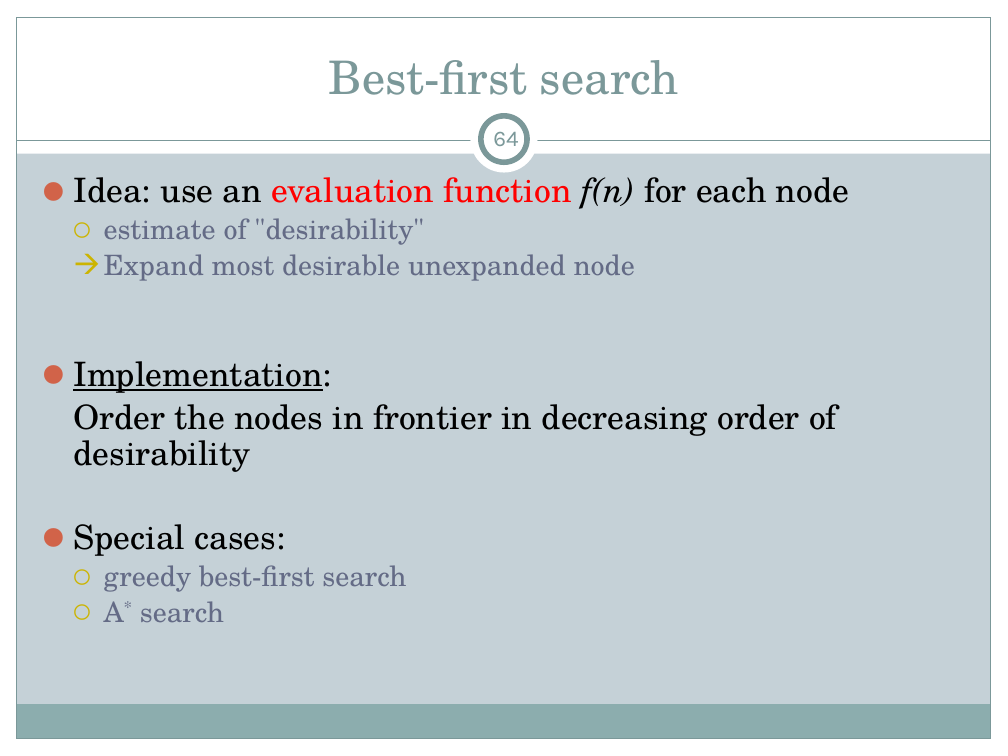
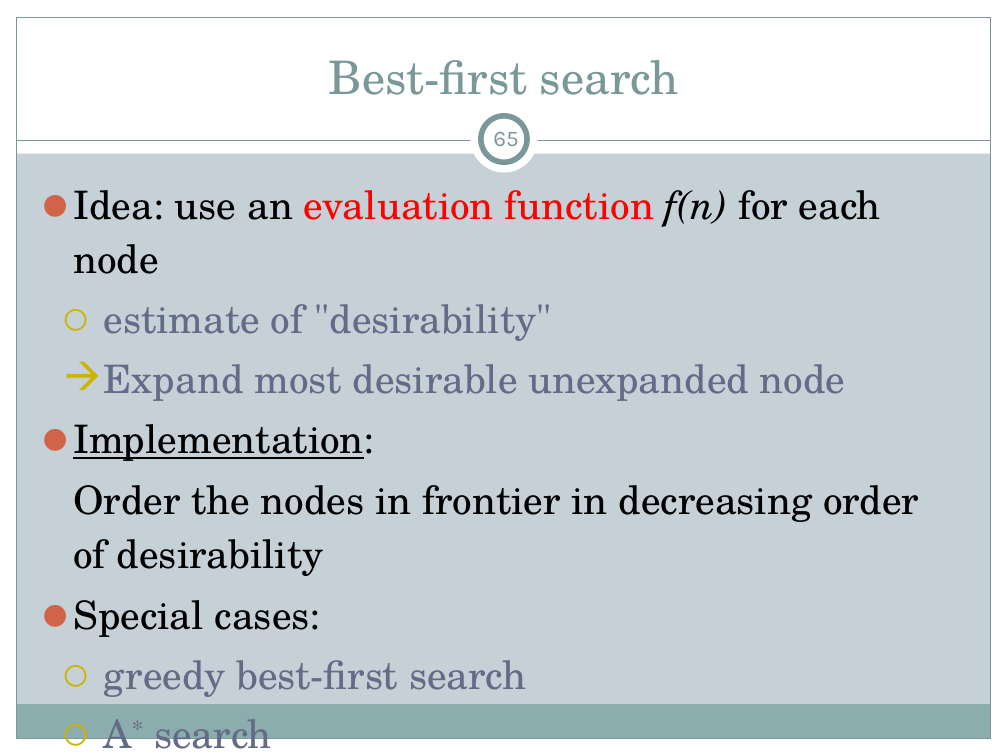
Before and after one commit to motazsaad/ai-csci4304, a slide deck: slide 65 of lecture-slides/aima/ai-chapter3-and-4-problem-solving-by-search-aima.pptx (slide 64 before the commit). Drawn at 1008x756 pixels with LibreOffice and Linux fonts; fonts in the diff are those of the drawing. Boxes give left, top, right and bottom in pixels: in the first picture for what was removed or moved away, otherwise in the second. Text is boxed around its words. In the diff, an @@ line names an element or a change of style, - is before the commit and + after.

```diff
--- a/lecture-slides/aima/ai-chapter3-and-4-problem-solving-by-search-aima.pptx
+++ b/lecture-slides/aima/ai-chapter3-and-4-problem-solving-by-search-aima.pptx
@@ page number at box(493, 132, 518, 146): text changed @@
-64
+65
@@ text "Idea: use an evaluation function ..." at box(73, 190, 919, 690): size 24 to 28 pt in "Idea: use an evaluation function f(n) for ...", "Implementation:", "Order the nodes in frontier in decreasing ...", "Special cases:"; size 20 to 28 pt in "estimate of "desirability"", "Expand most desirable unexpanded node", "greedy best-first search", "A* search"; indent changed; line spacing 0.9 to 1.15 @@
```
Also in this commit, not shown: 5 other slides changed, 1 slide added, 4 other files.
